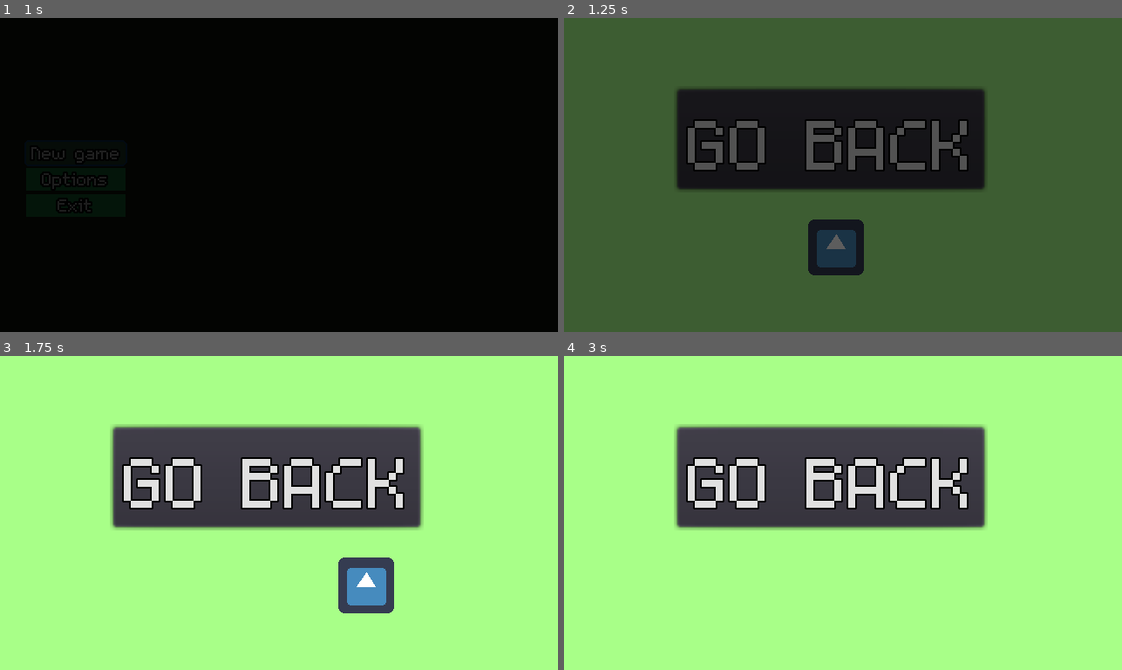
Above: before the commit, frames 1-4 (two rows, left to right).
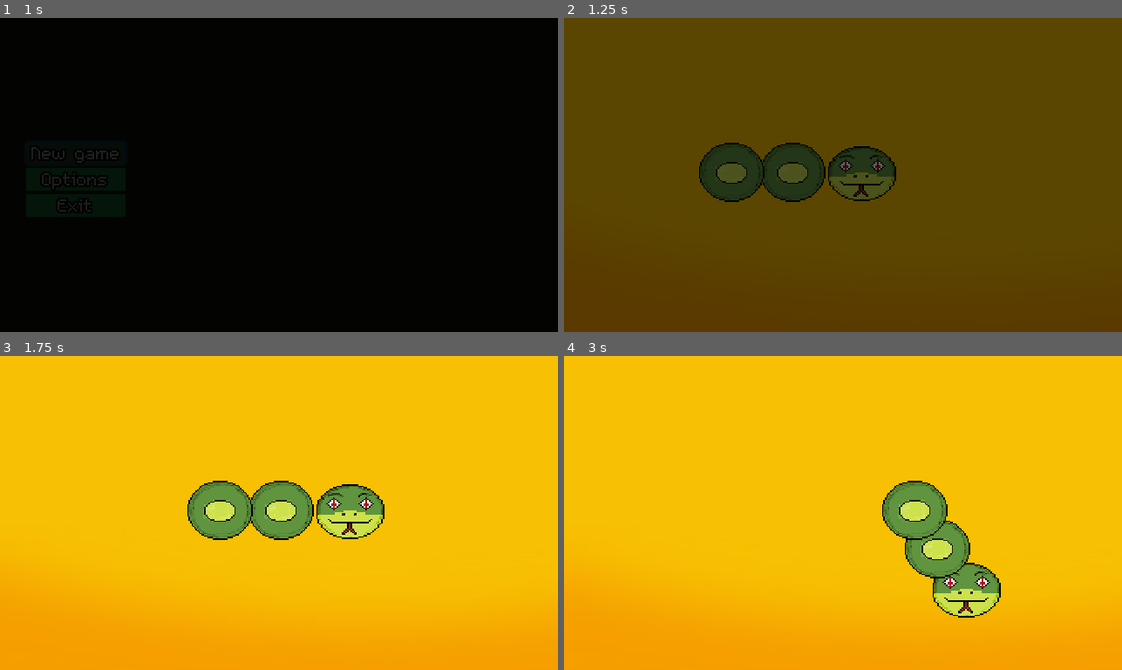
Above: after the commit, the same moments.

Repository: AndresMR22/GAMEJAM
Game: Godot game, scene res://Game/Game.tscn
Same seed, same stepped clock (60 frames per second), same inputs: the game is played once before the commit and once after it. The engine's default icon, where the game draws it, is replaced by a stand-in: a white triangle on a blue panel in a dark square.
Inputs:
- Up to frame 1 (1 s): click "New game" at 0.5 s
- Up to frame 2 (1.25 s): no input
- Up to frame 3 (1.75 s): tap Enter at 1.25 s; hold Right (ui_right) from 1.28 s (still down); tap Space (Jump) at 1.52 s
- Up to frame 4 (3 s): release Right (ui_right) at 2.03 s; hold Down (ui_down) 2.03-2.78 s; tap Space (Jump) at 2.27 s; hold Right (ui_right) from 2.78 s (still down)

Frame 1 is identical in both runs. In frame 2, 99% of the frame differs, in the area x 0-100%, y 0-100%; in frame 3, 100%; in frame 4, 100%.

Commit message:
Add player
add player
add food

Diff:
--- a/Game/Game.tscn
+++ b/Game/Game.tscn
@@ -15,6 +15,7 @@
 
 [node name="MainMenu" parent="Levels" instance=ExtResource( 2 )]
 layer = -1
+First_Level = "res://Levels/Mundo.tscn"
 
 [node name="HUDLayer" parent="." instance=ExtResource( 3 )]
 layer = 99
--- /dev/null
+++ b/Levels/Alimento.gd
@@ -0,0 +1,13 @@
+extends Area2D
+
+signal fruta_comida
+
+func _ready():
+	pass
+
+
+func _on_Alimento_area_entered(area):
+	pass # Replace with function body.
+	if(area.name == "Cabeza"):
+		queue_free()
+		emit_signal("fruta_comida")
--- /dev/null
+++ b/Levels/Alimento.tscn
@@ -0,0 +1,26 @@
+[gd_scene load_steps=4 format=2]
+
+[ext_resource path="res://Assets/Objects/Bubble_2.png" type="Texture" id=1]
+[ext_resource path="res://Levels/Alimento.gd" type="Script" id=2]
+
+
+
+[sub_resource type="CircleShape2D" id=1]
+radius = 28.462
+
+[node name="Alimento" type="Area2D"]
+position = Vector2( 880.507, 398.274 )
+script = ExtResource( 2 )
+__meta__ = {
+"_edit_group_": true
+}
+
+[node name="Sprite" type="Sprite" parent="."]
+position = Vector2( 14.2839, 15.6443 )
+scale = Vector2( 0.663907, 0.631899 )
+texture = ExtResource( 1 )
+
+[node name="CollisionShape2D" type="CollisionShape2D" parent="."]
+position = Vector2( 14.9641, 14.9641 )
+shape = SubResource( 1 )
+[connection signal="area_entered" from="." to="." method="_on_Alimento_area_entered"]
--- /dev/null
+++ b/Levels/Cabeza.gd
@@ -0,0 +1,68 @@
+extends Node2D #CABEZA
+
+var direccion = Vector2(1,0)
+const gap = -35
+var next_cola_dir = Vector2(1,0)
+var prev_dir = Vector2(1,0)
+
+onready var cola = preload("res://Levels/Cola.tscn")
+
+func _ready():
+
+	add_cola()
+	add_cola()
+
+
+func _process(delta):
+	pass
+	if(Input.is_action_just_pressed("ui_up")):
+		pass
+		direccion=Vector2(0,-1)
+	elif(Input.is_action_just_pressed("ui_down")):
+		direccion=Vector2(0,1)
+	elif(Input.is_action_just_pressed("ui_left")):
+		direccion=Vector2(-1,0)
+	elif(Input.is_action_just_pressed("ui_right")):
+		direccion=Vector2(1,0)
+	mover_culebra()
+
+func mover_culebra():
+	var dir_cambio = false
+	if(prev_dir != direccion):#if el vector prev no tiene la misma direccion que dir
+		prev_dir = direccion   # entonces que tome ese direccion de dir
+		dir_cambio = true		#que el cambio de direccion sea afirmativo
+	var cabeza_pos = $Cabeza.position
+	$Cabeza.position+=direccion# se actualiza la posicion de la cabeza
+
+	if ( dir_cambio): # si es afirmativo el cambio de direccion entonces
+		for i in range(1,get_child_count()): # se mueve de 1 a la n cantidad de hijos existentes
+			get_child(i).add_to_cola(cabeza_pos,direccion)
+			#y a cada hijo le pasa los datos de posicion de la cabeza y direccion
+
+func add_cola():
+	var inst=cola.instance()#se guarda la inst de la cola
+	var prev_cola = get_child(get_child_count()-1)
+	#prev_cola guardara el ultimo hijo de la cabeza
+	if (prev_cola.name != "Cabeza"):
+		#if el ultimo hijo. no es Cabeza
+		inst.cur_dir = prev_cola.cur_dir
+		#la new cola ira en la misma direccion de la cola
+		#anterior
+		for i in range (0 , prev_cola.pos_array.size()):
+			inst.pos_array.append(prev_cola.pos_array[i])
+			inst.direcciones.append(prev_cola.direcciones[i])
+		inst.position = prev_cola.position+prev_cola.cur_dir*gap
+	else:
+		inst.cur_dir = direccion
+		inst.position = prev_cola.position + direccion*gap
+	add_child(inst)
+
+
+func _on_Cabeza_area_entered(area):
+	pass # Replace with function body.
+	if(area.name=="Alimento"):
+		$Cabeza/Sprite.visible = false
+		$Cabeza/Sprite2.visible=true
+	else:
+		$Cabeza/Sprite.visible = true
+		$Cabeza/Sprite2.visible=false
--- /dev/null
+++ b/Levels/Cabeza.tscn
@@ -0,0 +1,24 @@
+[gd_scene load_steps=5 format=2]
+
+[ext_resource path="res://Character/Player/cabezaCulebra.png" type="Texture" id=1]
+[ext_resource path="res://Levels/Cabeza.gd" type="Script" id=2]
+[ext_resource path="res://Character/Player/cabezaCulebra2.png" type="Texture" id=3]
+
+[sub_resource type="RectangleShape2D" id=1]
+extents = Vector2( 32.7384, 23.3959 )
+
+[node name="Cabeza" type="Area2D"]
+position = Vector2( 164.267, 84.1903 )
+script = ExtResource( 2 )
+__meta__ = {
+"_edit_group_": true
+}
+
+[node name="Sprite" type="Sprite" parent="."]
+texture = ExtResource( 1 )
+
+[node name="Sprite2" type="Sprite" parent="."]
+texture = ExtResource( 3 )
+
+[node name="CollisionShape2D" type="CollisionShape2D" parent="."]
+shape = SubResource( 1 )
--- /dev/null
+++ b/Levels/Cola.gd
@@ -0,0 +1,28 @@
+extends Area2D
+
+var direcciones = [] #direcciones de los hijos en el vector
+var pos_array = [] #posicion de cada hijo en el vector
+var cur_dir = Vector2()
+
+
+func _process(delta):
+	if(direcciones.size()>0):
+		if(position == pos_array[0]):
+			cur_dir=direcciones[0]
+			remove_from_cola()
+	position += cur_dir
+
+func remove_from_cola():
+	direcciones.pop_front()
+	pos_array.pop_front()
+
+func add_to_cola(cabeza_pos,dir):
+	pos_array.append(cabeza_pos)
+	direcciones.append(dir)
+
+
+
+func _on_Cola_area_entered(area):
+	pass
+	#if(area.name == "Cabeza"):
+	#	get_tree().reload_current_scene()
--- /dev/null
+++ b/Levels/Cola.tscn
@@ -0,0 +1,23 @@
+[gd_scene load_steps=4 format=2]
+
+[ext_resource path="res://Character/Player/bolitaSerpiente.png" type="Texture" id=1]
+[ext_resource path="res://Levels/Cola.gd" type="Script" id=2]
+
+
+
+[sub_resource type="RectangleShape2D" id=1]
+extents = Vector2( 10.7227, 11.7257 )
+
+[node name="Cola" type="Area2D"]
+position = Vector2( 350.738, 172.029 )
+script = ExtResource( 2 )
+
+[node name="Sprite" type="Sprite" parent="."]
+position = Vector2( -3.98041, 3.64879 )
+scale = Vector2( 0.818962, 0.783144 )
+texture = ExtResource( 1 )
+
+[node name="CollisionShape2D" type="CollisionShape2D" parent="."]
+position = Vector2( -4.1568, 3.98051 )
+shape = SubResource( 1 )
+[connection signal="area_entered" from="." to="." method="_on_Cola_area_entered"]
--- /dev/null
+++ b/Levels/Culebra.gd
@@ -0,0 +1,8 @@
+extends Node2D
+
+
+
+
+# Called every frame. 'delta' is the elapsed time since the previous frame.
+#func _process(delta):
+#	pass
--- /dev/null
+++ b/Levels/Culebra.tscn
@@ -0,0 +1,33 @@
+[gd_scene load_steps=5 format=2]
+
+[ext_resource path="res://Levels/Cabeza.gd" type="Script" id=1]
+[ext_resource path="res://Character/Player/cabezaCulebra.png" type="Texture" id=2]
+[ext_resource path="res://Character/Player/cabezaCulebra2.png" type="Texture" id=3]
+
+
+
+
+[sub_resource type="RectangleShape2D" id=1]
+extents = Vector2( 10.4398, 9.91388 )
+
+[node name="Culebra" type="Node2D"]
+position = Vector2( 443.915, 239.102 )
+script = ExtResource( 1 )
+
+[node name="Cabeza" type="Area2D" parent="."]
+
+[node name="Sprite" type="Sprite" parent="Cabeza"]
+position = Vector2( 0.649652, 4.05938 )
+scale = Vector2( 0.976613, 0.829354 )
+texture = ExtResource( 2 )
+
+[node name="CollisionShape2D" type="CollisionShape2D" parent="Cabeza"]
+position = Vector2( -0.854569, 5.29036 )
+shape = SubResource( 1 )
+
+[node name="Sprite2" type="Sprite" parent="Cabeza"]
+visible = false
+position = Vector2( 0.487801, 4.14523 )
+scale = Vector2( 0.801884, 0.718063 )
+texture = ExtResource( 3 )
+[connection signal="area_entered" from="Cabeza" to="." method="_on_Cabeza_area_entered"]
--- /dev/null
+++ b/Levels/Mundo.gd
@@ -0,0 +1,26 @@
+extends Node2D
+
+onready var fruta = preload("res://Levels/Alimento.tscn")
+
+func _ready():
+	add_fruta()
+
+func add_fruta():
+	var inst = fruta.instance()#se guarda la instancia de
+	#la fruta en inst
+
+	inst.position = Vector2(get_random_number(900,50),get_random_number(500,50))
+	inst.connect("fruta_comida",self,"spawn_next_fruta_and_cola")
+	add_child(inst)
+	# se genera una posicion aleatoria del origen del fruto
+	# y se añade como hijo de escena mundo
+
+func spawn_next_fruta_and_cola():
+	add_fruta()#se repite la funcion de arriba
+	$Culebra.add_cola()#se llama a la funcion del nodo
+
+func get_random_number(MAX,MIN):#funcion que genera los numeros
+	#de manera aleatoria
+	randomize()
+	var num = randi()%MAX+MIN
+	return num
--- /dev/null
+++ b/Levels/Mundo.tscn
@@ -0,0 +1,17 @@
+[gd_scene load_steps=4 format=2]
+
+[ext_resource path="res://Levels/Culebra.tscn" type="PackedScene" id=1]
+[ext_resource path="res://Levels/Mundo.gd" type="Script" id=2]
+[ext_resource path="res://Backgrounds/fondo.jpg" type="Texture" id=3]
+
+[node name="Mundo" type="Node2D"]
+script = ExtResource( 2 )
+
+[node name="Fondo" type="Sprite" parent="."]
+position = Vector2( -1, 0 )
+scale = Vector2( 0.916143, 0.688284 )
+texture = ExtResource( 3 )
+centered = false
+
+[node name="Culebra" parent="." instance=ExtResource( 1 )]
+position = Vector2( 159.15, 85.1934 )
Binary file added: Assets/Enemys/EggMov.png
Not shown, added: Assets/Enemys/EggMov.png.import
Binary file added: Assets/Enemys/Egg_subir_bajar.png
Not shown, added: Assets/Enemys/Egg_subir_bajar.png.import
Binary file added: Assets/Enemys/cocodriloAbajo.png
Not shown, added: Assets/Enemys/cocodriloAbajo.png.import
Binary file added: Assets/Enemys/cocodriloArriba.png
Not shown, added: Assets/Enemys/cocodriloArriba.png.import
Binary file added: Assets/Enemys/cocodriloDer.png
Not shown, added: Assets/Enemys/cocodriloDer.png.import
Binary file added: Assets/Enemys/cocodriloIzquierda.png
Not shown, added: Assets/Enemys/cocodriloIzquierda.png.import
(and 34 more such lines)
